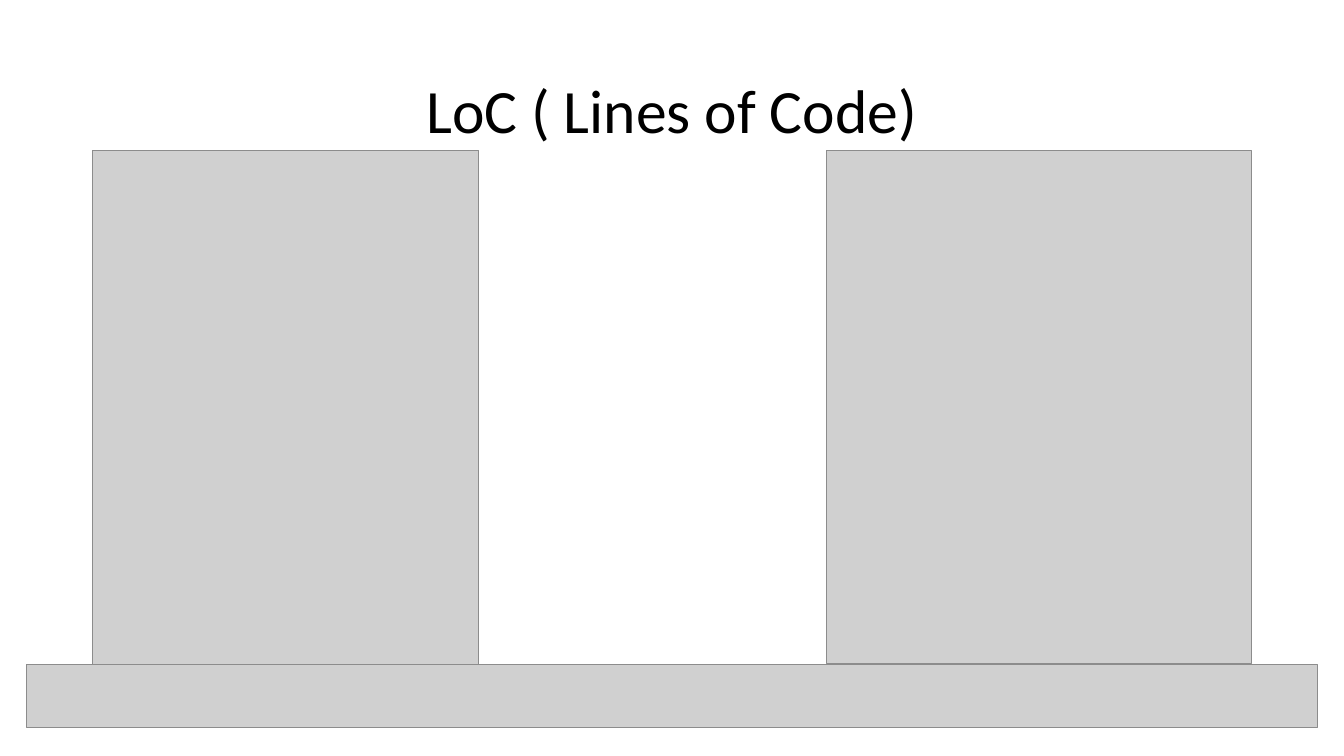
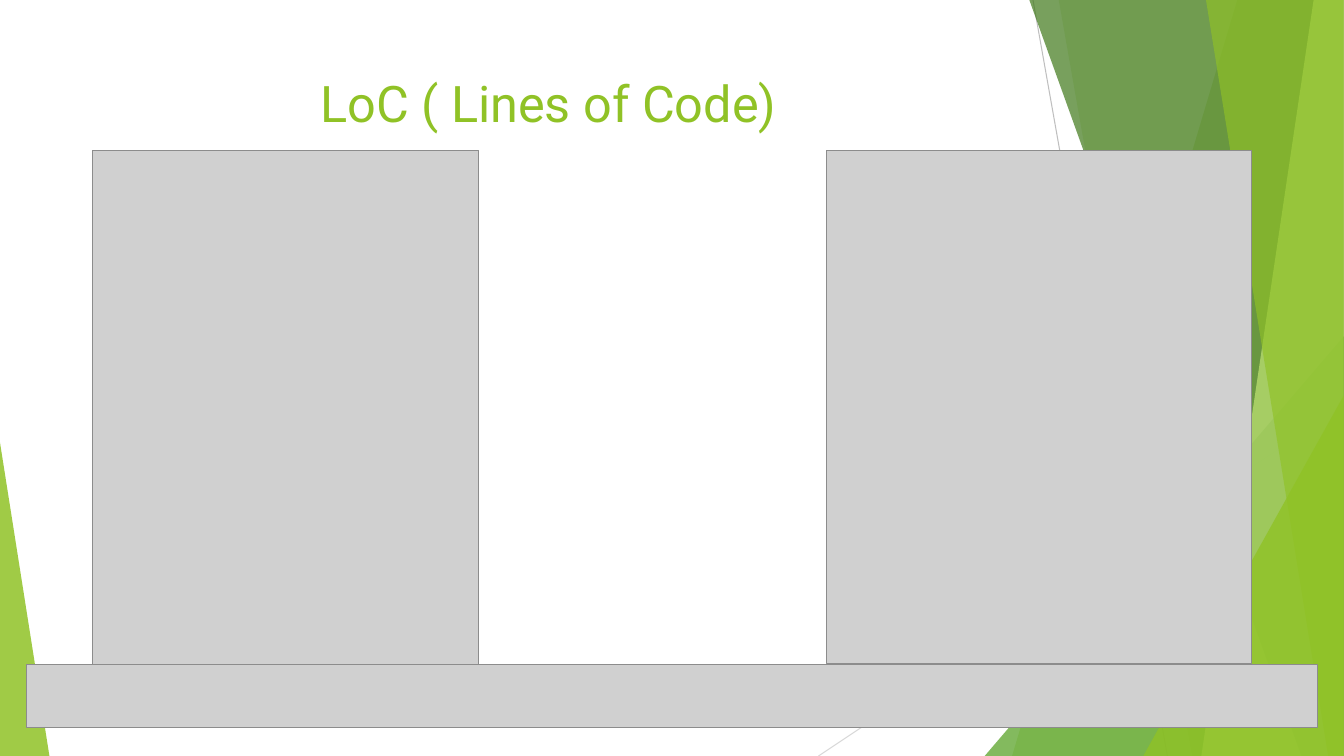
Before and after one commit to robertbutacu/bachelor-degree-work, a slide deck: slide 5 of presentation.pptx (slide 4 before the commit). Drawn at 1344x756 pixels with LibreOffice and Linux fonts; fonts in the diff are those of the drawing; grey boxes stand for pictures. Boxes give left, top, right and bottom in pixels: in the first picture for what was removed or moved away, otherwise in the second. Text is boxed around its words. In the diff, an @@ line names an element or a change of style, - is before the commit and + after.

```diff
--- a/presentation.pptx
+++ b/presentation.pptx
@@ title "LoC ( Lines of Code)" moved from (x1=426, y1=88, x2=917, y2=142) to (x1=320, y1=82, x2=776, y2=134) @@
@@ title "LoC ( Lines of Code)" at (x1=320, y1=82, x2=776, y2=134): size 44 to 36 pt, font Calibri to Roboto, text colour #000000 to #90C226; line spacing 0.9 to 1; vertical alignment middle to top @@
@@ group added at (x1=0, y1=0, x2=1344, y2=756): 5 freeform shapes, 3 triangles, 2 lines @@
```
Also in this commit, not shown: 7 other slides changed, 4 slides added, 4 slides removed.
